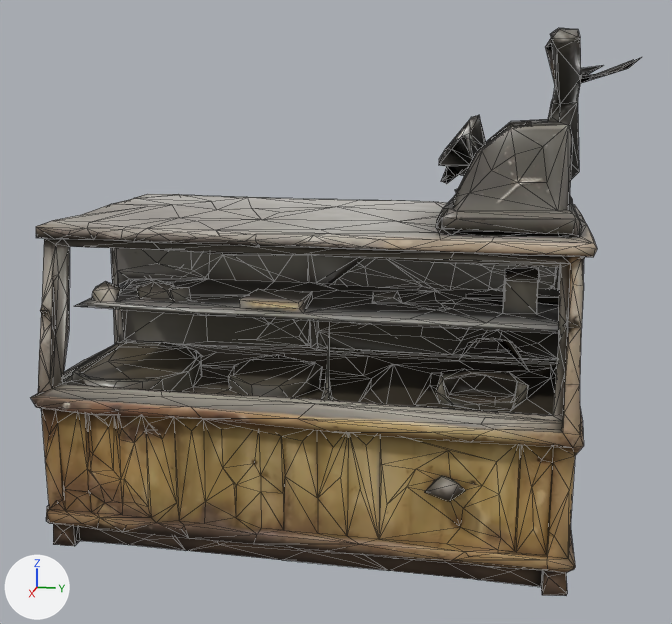
An edit to the glTF model stand/assets/world/kh_counter.glb, drawn before and after from the same camera.
Both versions are drawn from a camera (50 mm lens) standing at (1.714, 0.323, 0.814) and looking at (0.018, -0.016, 0.39). The axes (+X, +Y, +Z) are drawn at lower left. The lights are the same throughout. The picture after the commit comes second. Mesh edges are drawn as thin lines. Vertices at exactly the same position are counted once.

The scene before the commit, as lines of its bpy script (objects in view):
```python
me_tripo_mesh_09ae6f74_54ad_472e_a11a_71ea23169518 = bpy.data.meshes.new('tripo_mesh_09ae6f74-54ad-472e-a11a-71ea23169518')
me_tripo_mesh_09ae6f74_54ad_472e_a11a_71ea23169518.from_pydata(...)  # 1918 vertices, 3963 faces; spans x -0.341..0.341, y -0.5..0.5, z 0.0..0.902
me_tripo_mesh_09ae6f74_54ad_472e_a11a_71ea23169518.materials.append(mat_tripo_mat_09ae6f74_54ad_472e_a11a_71ea23169518)
ob_tripo_node_09ae6f74_54ad_472e_a11a_71ea23169518 = bpy.data.objects.new('tripo_node_09ae6f74-54ad-472e-a11a-71ea23169518', me_tripo_mesh_09ae6f74_54ad_472e_a11a_71ea23169518)
ob_tripo_node_09ae6f74_54ad_472e_a11a_71ea23169518.location = (0.0, 0.0, 0.0)
```
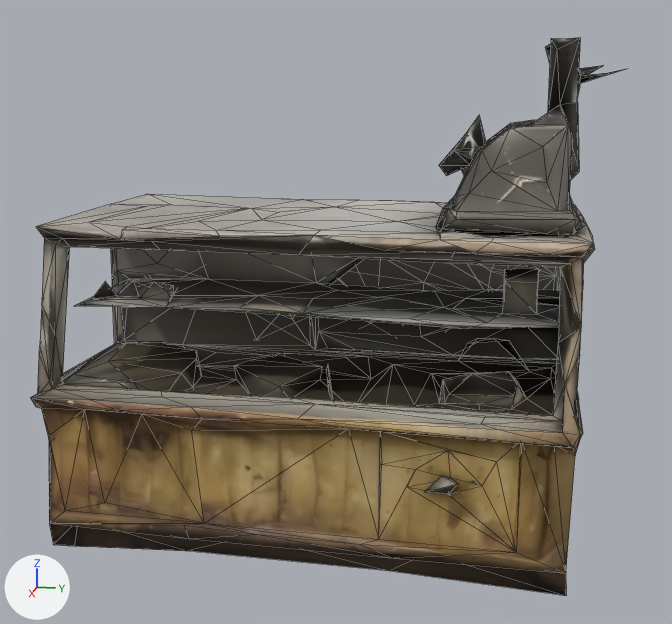
What differs and where, as boxes (x1, y1, x2, y2) in the pictures (672 x 624 px):
```json
{"object": "tripo_node_09ae6f74-54ad-472e-a11a-71ea23169518", "change": "reshaped", "before": [30, 28, 642, 596], "after": [30, 38, 625, 596]}
{"part": 1, "of": "me_tripo_mesh_09ae6f74_54ad_472e_a11a_71ea23169518", "change": "reshaped", "before": [31, 28, 642, 596], "after": [200, 366, 235, 371], "on screen": "mostly hidden afterwards"}
{"part": 2, "of": "me_tripo_mesh_09ae6f74_54ad_472e_a11a_71ea23169518", "change": "surface changed", "after": [579, 69, 625, 84]}
```

Scene script edits in JSON lines:
```json
{"block": "me_tripo_mesh_09ae6f74_54ad_472e_a11a_71ea23169518", "where": "# used by ob_tripo_node_09ae6f74_54ad_472e_a11a_71ea23169518; location = (0.0, 0.0, 0.0)"}
{"op": "remove", "block": "me_tripo_mesh_09ae6f74_54ad_472e_a11a_71ea23169518", "code": "me_tripo_mesh_09ae6f74_54ad_472e_a11a_71ea23169518.from_pydata(...)  # 1918 vertices, 3963 faces; spans x -0.341..0.341, y -0.5..0.5, z 0.0..0.902"}
{"op": "add", "block": "me_tripo_mesh_09ae6f74_54ad_472e_a11a_71ea23169518", "code": "me_tripo_mesh_09ae6f74_54ad_472e_a11a_71ea23169518.from_pydata(...)  # 969 vertices, 2086 faces; spans x -0.33..0.334, y -0.497..0.48, z 0.001..0.892"}
{"block": "me_tripo_mesh_09ae6f74_54ad_472e_a11a_71ea23169518", "change": "me_tripo_mesh_09ae6f74_54ad_472e_a11a_71ea23169518 part 1: 1 vertex moved within x 0.04, y -0.148, z 0.274; 949 vertices removed from x -0.341..0.341, y -0.5..0.5, z 0.0..0.902"}
{"block": "me_tripo_mesh_09ae6f74_54ad_472e_a11a_71ea23169518", "change": "me_tripo_mesh_09ae6f74_54ad_472e_a11a_71ea23169518 part 2: 2 kept faces spanning x -0.053..0.1, y 0.283..0.48, z 0.724..0.837 get new texture (UV) coordinates"}
```
